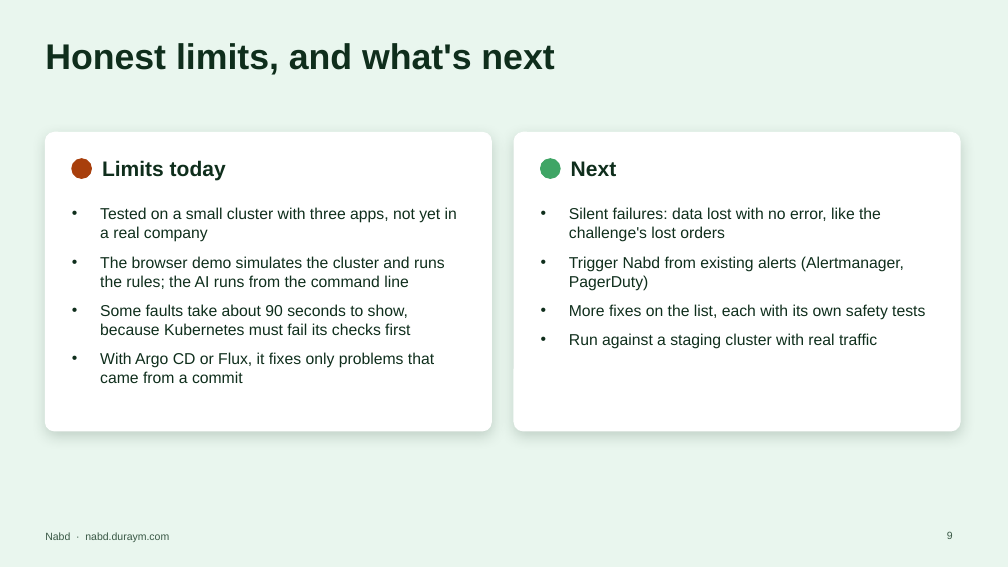
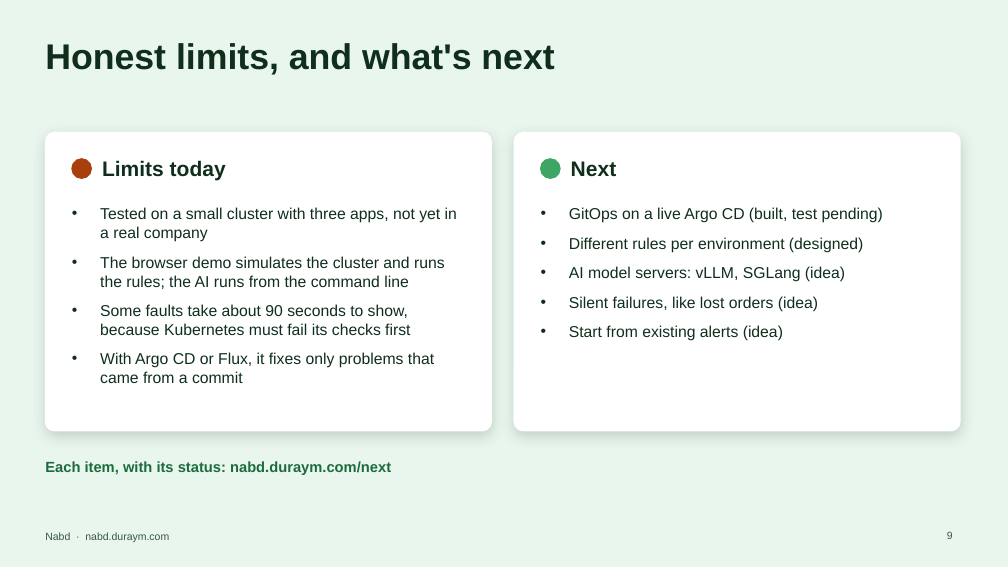
Before and after one commit to moaddreem/k8s-healing-agent, a slide deck: slide 9 of submission/Nabd-deck.pptx. Drawn at 1008x567 pixels with LibreOffice and Linux fonts; fonts in the diff are those of the drawing. Boxes give left, top, right and bottom in pixels: in the first picture for what was removed or moved away, otherwise in the second. Text is boxed around its words. In the diff, an @@ line names an element or a change of style, - is before the commit and + after.

```diff
--- a/submission/Nabd-deck.pptx
+++ b/submission/Nabd-deck.pptx
@@ text at (569,207,883,341): text changed @@
-• Silent failures: data lost with no error, like the challenge's lost orders
-• Trigger Nabd from existing alerts (Alertmanager, PagerDuty)
-• More fixes on the list, each with its own safety tests
-• Run against a staging cluster with real traffic
+• GitOps on a live Argo CD (built, test pending)
+• Different rules per environment (designed)
+• AI model servers: vLLM, SGLang (idea)
+• Silent failures, like lost orders (idea)
+• Start from existing alerts (idea)
@@ text added at (45,461,391,475), 14 pt, text #1C6B3C, bold @@
+Each item, with its status: nabd.duraym.com/next
```
Also in this commit, not shown: 2 other slides changed, 9 other files.
